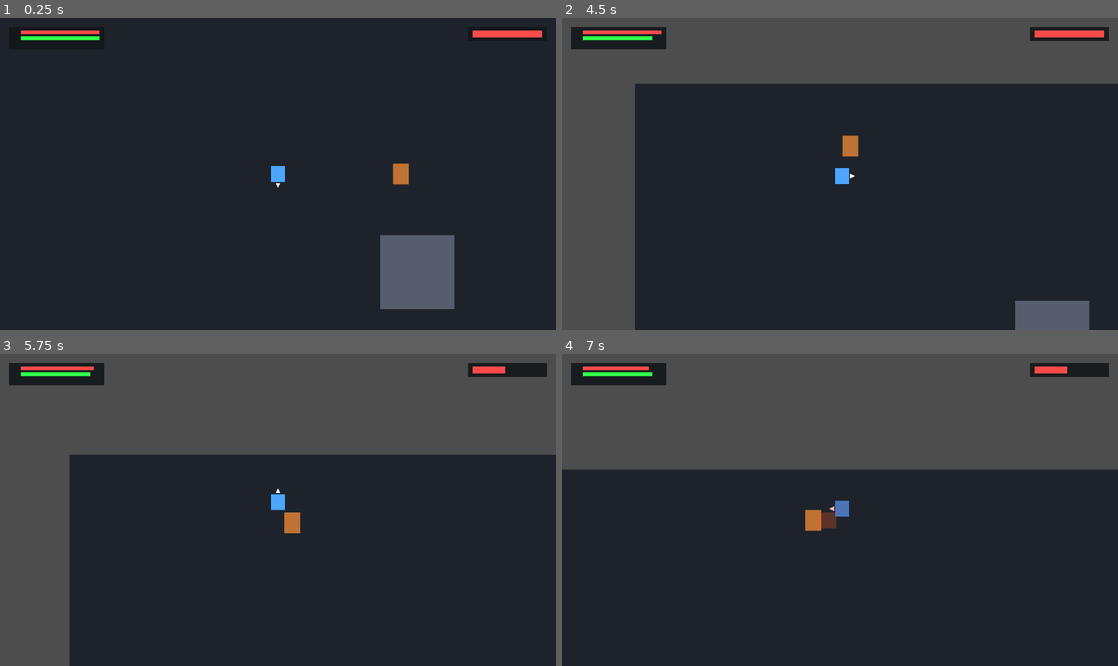
Above: before the commit, frames 1-4 (two rows, left to right).
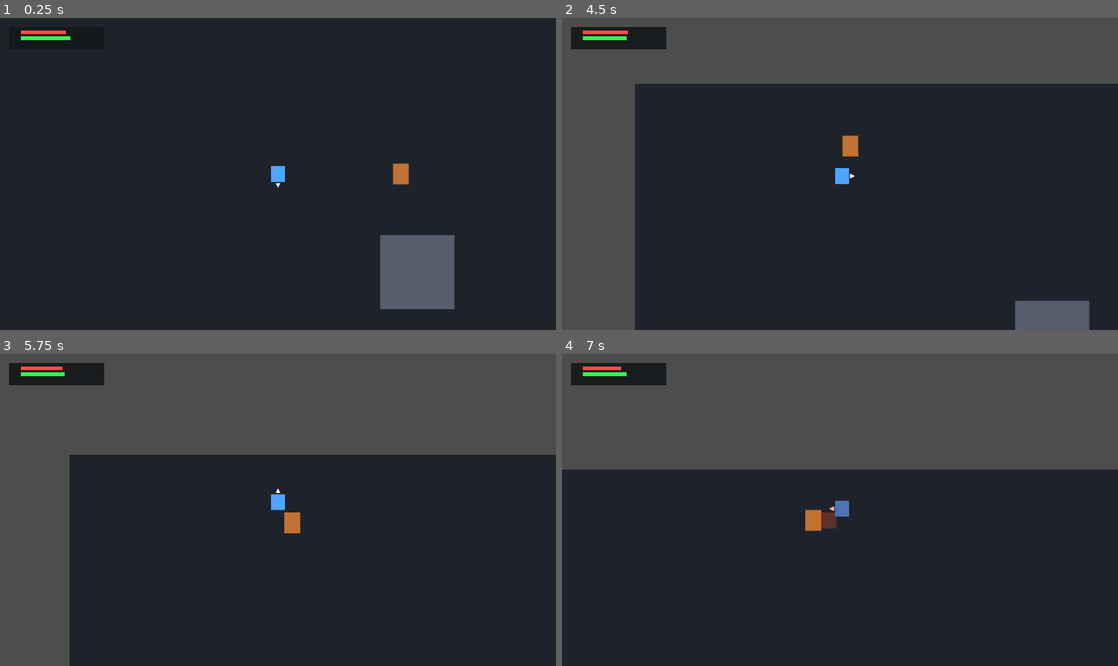
Above: after the commit, the same moments.

Repository: kikajima/dragonballsoullegacy
Game: Godot game, scene res://scenes/bootstrap/bootstrap.tscn
The game is run twice, just before and just after one commit, with the same random seed, the same clock (stepped at 60 frames per second) and the same inputs.
Inputs:
- Up to frame 1 (0.25 s): no input
- Up to frame 2 (4.5 s): hold W (move_up) 0.53-2.03 s; tap J (attack) at 0.6 s; tap Shift (block) at 1.35 s; hold L (charge_ki) 2.03-2.78 s; hold A (move_left) 2.03-3.53 s; tap Space (dash) at 2.85 s; hold S (move_down) 3.53-4.28 s; tap E (interact) at 3.6 s; hold D (move_right) from 4.28 s (still down); tap K (ki_blast) at 4.35 s
- Up to frame 3 (5.75 s): release D (move_right) at 5.03 s; hold W (move_up) from 5.03 s (still down); tap I (kick) at 5.1 s
- Up to frame 4 (7 s): release W (move_up) at 5.78 s; hold D (move_right) from 5.78 s (still down); tap J (attack) at 5.85 s; hold Shift (block) from 6.53 s (still down)

The runs differ from the first frame. In frame 1, 0.4% of the frame differs, in the area x 11-98%, y 4-8%; in frame 2, 0.8%, in the area x 11-99%, y 2-8%; in frame 3, 0.8%; in frame 4, 0.8%.

Commit message:
fix: align compact GBA-style player HUD

Diff:
--- a/ui/hud/combat_hud.gd
+++ b/ui/hud/combat_hud.gd
@@ -17,7 +17,8 @@
 @onready var enemy_fallback: ColorRect = $EnemyPanel/Fallback
 @onready var enemy_hp_fill: ColorRect = $EnemyPanel/HPFill
 
-const PLAYER_BAR_WIDTH: float = 68.0
+const PLAYER_HP_BAR_WIDTH: float = 39.0
+const PLAYER_KI_BAR_WIDTH: float = 43.0
 const ENEMY_BAR_WIDTH: float = 60.0
 
 var _player_health: HealthComponent
@@ -26,6 +27,7 @@
 
 func _ready() -> void:
 	mouse_filter = Control.MOUSE_FILTER_IGNORE
+	enemy_panel.visible = false
 	_load_local_hud_textures()
 	call_deferred("_bind_targets")
 
@@ -64,9 +66,12 @@
 			_player_ki.max_ki
 		)
 
-	var enemy := get_tree().get_first_node_in_group("enemy")
-	if enemy != null:
-		_enemy_health = enemy.get_node_or_null("Components/HealthComponent") as HealthComponent
+	# A HUD normal do GBA mostra somente o status do jogador.
+	# A barra do canto direito fica reservada para futuros inimigos marcados
+	# explicitamente como "boss", em vez de aparecer para qualquer inimigo.
+	var boss := get_tree().get_first_node_in_group("boss")
+	if boss != null:
+		_enemy_health = boss.get_node_or_null("Components/HealthComponent") as HealthComponent
 
 	if _enemy_health != null:
 		enemy_panel.visible = true
@@ -81,12 +86,12 @@
 func _on_player_health_changed(current_health: int, max_health: int) -> void:
 	var safe_max := maxi(max_health, 1)
 	var ratio := clampf(float(current_health) / float(safe_max), 0.0, 1.0)
-	player_hp_fill.size.x = roundf(PLAYER_BAR_WIDTH * ratio)
+	player_hp_fill.size.x = roundf(PLAYER_HP_BAR_WIDTH * ratio)
 
 func _on_player_ki_changed(current_ki: float, max_ki: float) -> void:
 	var safe_max := maxf(max_ki, 1.0)
 	var ratio := clampf(current_ki / safe_max, 0.0, 1.0)
-	player_ki_fill.size.x = roundf(PLAYER_BAR_WIDTH * ratio)
+	player_ki_fill.size.x = roundf(PLAYER_KI_BAR_WIDTH * ratio)
 
 func _on_enemy_health_changed(current_health: int, max_health: int) -> void:
 	var safe_max := maxi(max_health, 1)
